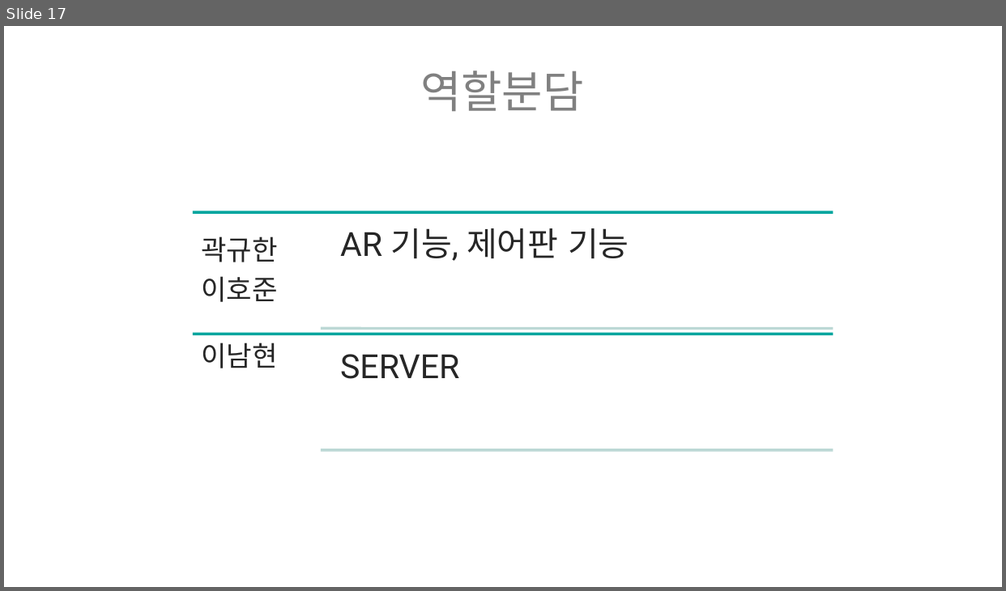
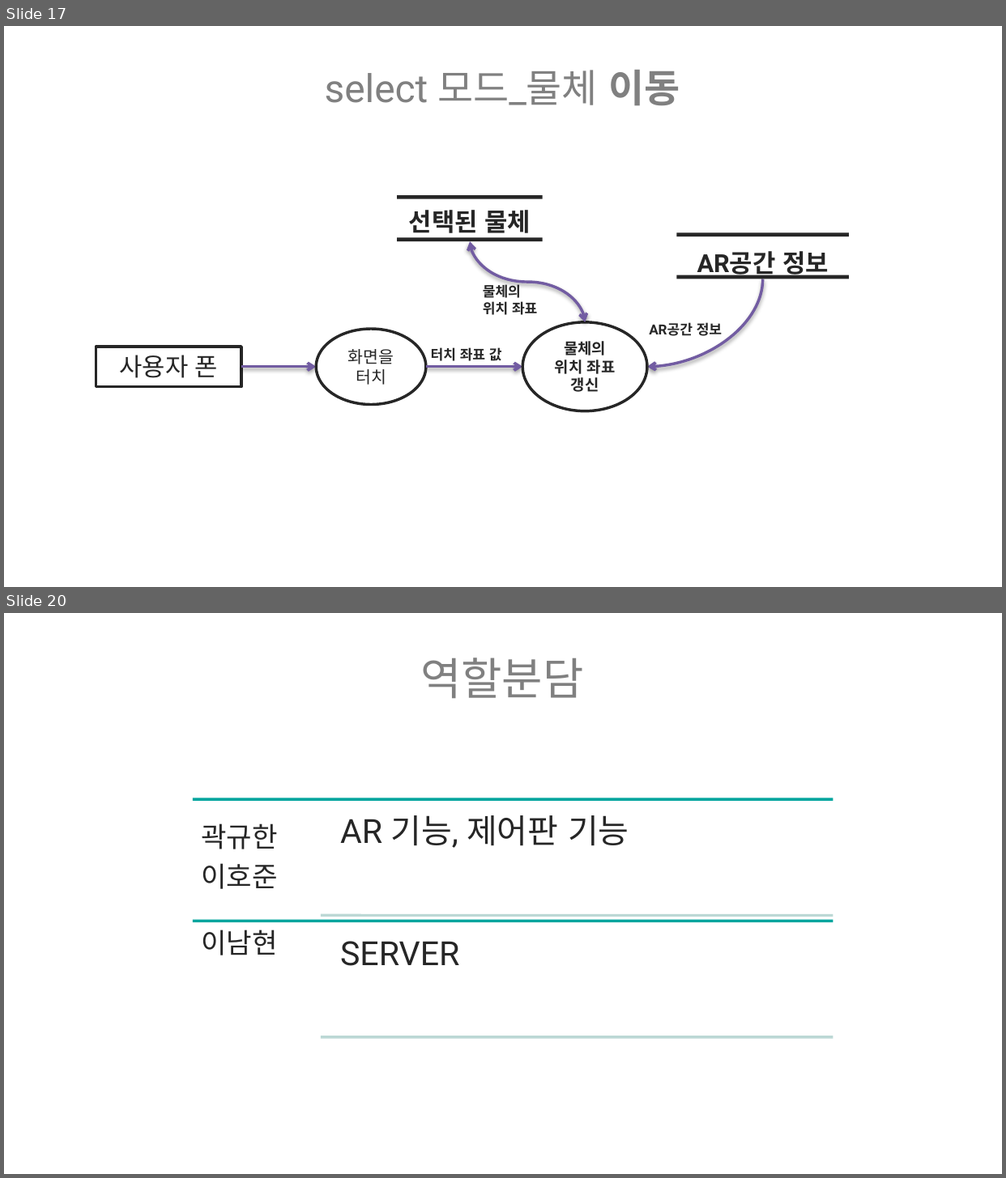
Before and after one commit to ptyoiy/ARwork, a slide deck: 호남-발표자료 - 복사본.pptx. Shown one above the other, each under a label of ours: slide 17 before the commit, slides 17 and 20 after it; the slides between them are not shown. The pictures are 1006x591 and 1006x1178 pixels, drawn with LibreOffice and Linux fonts; fonts in the diff are those of the drawing. Boxes give left, top, right and bottom in pixels: in the first picture for what was removed or moved away, otherwise in the second. Text is boxed around its words. In the diff, an @@ line names an element or a change of style, - is before the commit and + after.

```diff
--- a/호남-발표자료 - 복사본.pptx
+++ b/호남-발표자료 - 복사본.pptx
@@ slide 17 added at box(4, 26, 1002, 587), background #FFFFFF @@
@@ text added at box(325, 70, 680, 105), 28 pt, text #808080 @@
+select 모드_물체 이동
@@ rectangle added at box(397, 195, 543, 199), fill #262626 @@
@@ text added at box(409, 210, 530, 238), 18 pt, text #262626, bold @@
+선택된 물체
@@ rectangle added at box(397, 237, 543, 241), fill #262626 @@
@@ curved double arrow added from (470, 241) to (585, 322), #725CA2 2 pt @@
@@ rectangle added at box(676, 233, 848, 237), fill #262626 @@
@@ text added at box(697, 251, 829, 280), 18 pt, text #262626, bold @@
+AR공간 정보
@@ text added at box(483, 283, 537, 315), 10 pt, text #262626, bold @@
+물체의
+위치 좌표
@@ curved arrow added from (762, 280) to (646, 367), #725CA2 2 pt @@
@@ rectangle added at box(676, 275, 848, 280), fill #262626 @@
@@ ellipse added at box(317, 330, 426, 405), fill #FFFFFF, outline #262626 2 pt, 12 pt, text #262626 @@
+화면을 터치
@@ ellipse added at box(523, 322, 648, 412), fill #FFFFFF, outline #262626 2 pt, 11 pt, text #262626, bold @@
+물체의 위치 좌표 갱신
@@ text added at box(649, 322, 722, 336), 10 pt, text #262626, bold @@
+AR공간 정보
@@ rectangle added at box(96, 346, 241, 386), fill #FFFFFF, outline #262626 2 pt, 18 pt, text #262626 @@
+사용자 폰
@@ text added at box(431, 348, 502, 361), 10 pt, text #262626, bold @@
+터치 좌표 값
@@ arrow added from (241, 367) to (317, 367), #725CA2 2 pt @@
@@ arrow added from (426, 367) to (523, 367), #725CA2 2 pt @@
@@ what was slide 17 is now slide 20 @@
```
Also in this commit, not shown: 5 slides changed, 4 other slides added, 2 slides removed, 7 other files.
